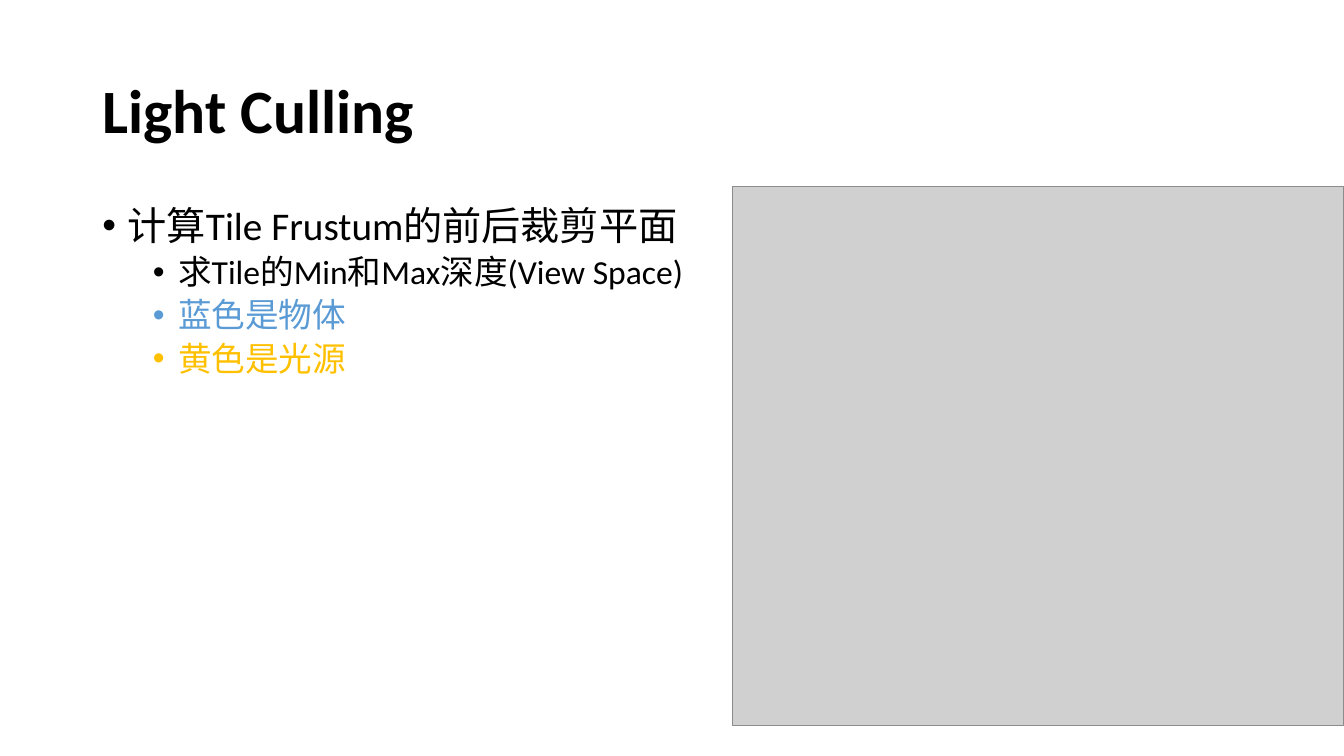
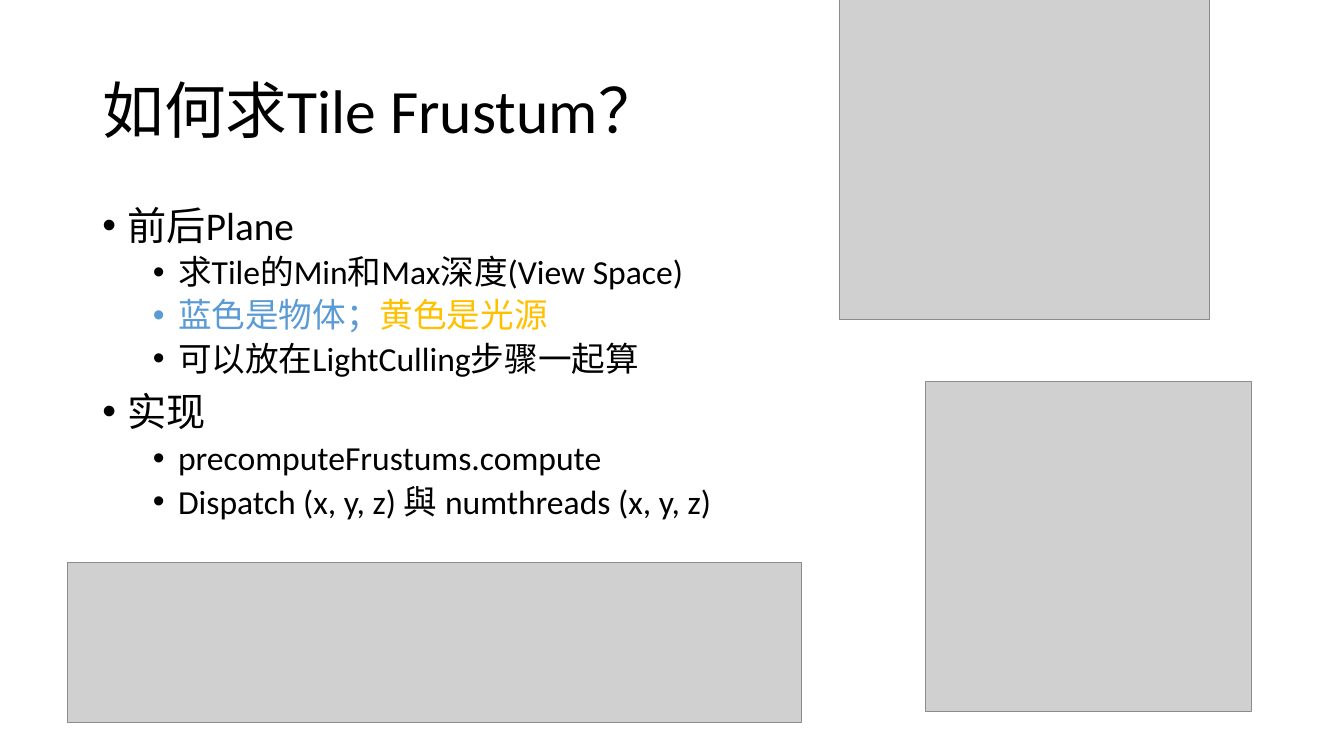
Before and after one commit to liangjuntu/Papers, a slide deck: slide 9 of ForwardPlus/Forward+梁骏图.pptx. Drawn at 1344x756 pixels with LibreOffice and Linux fonts; fonts in the diff are those of the drawing; grey boxes stand for pictures. Boxes give left, top, right and bottom in pixels: in the first picture for what was removed or moved away, otherwise in the second. Text is boxed around its words. In the diff, an @@ line names an element or a change of style, - is before the commit and + after.

Commit message:
update

```diff
--- a/ForwardPlus/Forward+梁骏图.pptx
+++ b/ForwardPlus/Forward+梁骏图.pptx
@@ picture added at box(840, 0, 1210, 320) @@
@@ title at box(102, 81, 660, 138): text changed; bold off @@
-Light Culling
+如何求Tile Frustum？
@@ text at box(128, 207, 294, 244): text changed @@
-• 计算Tile Frustum的前后裁剪平面
+• 前后Plane
@@ picture removed at box(732, 187, 1344, 726) @@
@@ text at box(128, 298, 711, 520): text changed; text colour #5B9BD5 to #000000 @@
-  • 蓝色是物体
-  • 黄色是光源
+  • 蓝色是物体；黄色是光源
+  • 可以放在LightCulling步骤一起算
+• 实现
+  • precomputeFrustums.compute
+  • Dispatch (x, y, z) 與 numthreads (x, y, z)
@@ picture added at box(926, 381, 1252, 712) @@
@@ picture added at box(68, 563, 802, 723) @@
```
Also in this commit, not shown: 2 other slides changed, 7 slides added, 3 slides removed.
